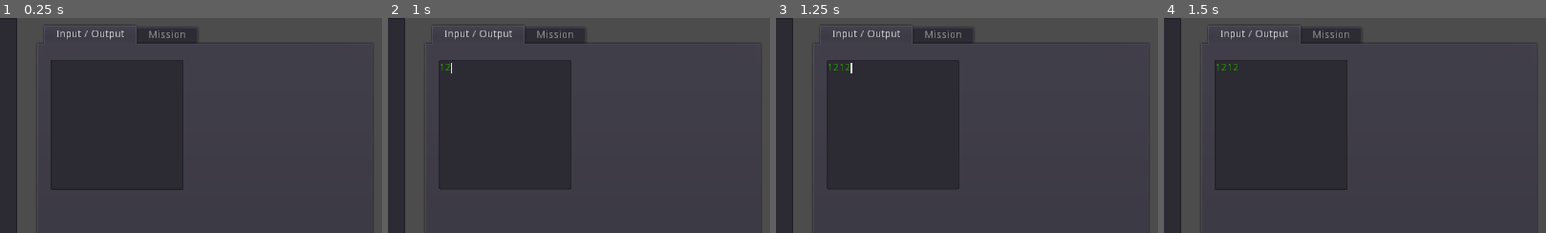
Above: before the commit, frames 1-4 (left to right).
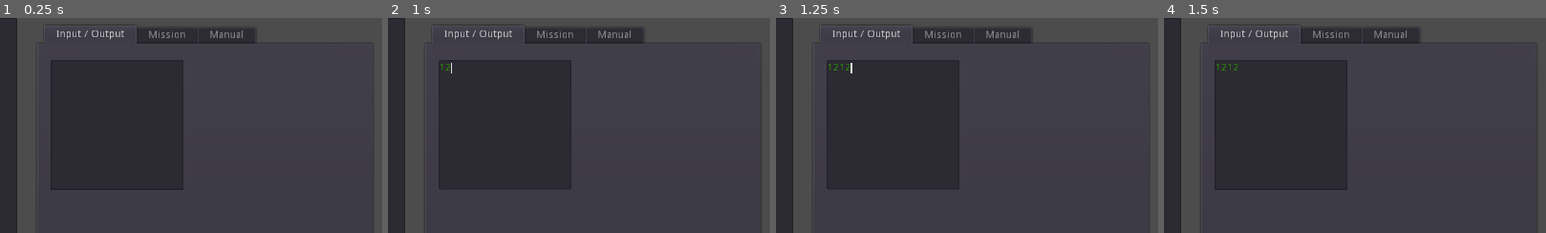
Above: after the commit, the same moments.

Repository: dulsi/LearningBasic
Game: Godot game, scene res://basic.tscn
The game is run twice, just before and just after one commit, with the same random seed, the same clock (stepped at 60 frames per second) and the same inputs.
Inputs (mouse positions are % of the whole screen's width and height, from its top left):
- Up to frame 1 (0.25 s): no input
- Up to frame 2 (1 s): click (26, 42) at 0.52 s; type "Alex" at 0.6 s; click (65, 25) at 0.75 s; type "12" at 0.83 s; click (66, 69) at 0.98 s
- Up to frame 3 (1.25 s): type "12" at 1.07 s
- Up to frame 4 (1.5 s): click "Run" at 1.25 s
The pictures show only the part of the screen within x 50-100%, y 0-50%; the shares and areas given below are measured in that part.

The runs differ from the first frame. In frame 1, 0.9% of the frame differs, in the area x 52-67%, y 4-12%; in frame 2, 0.9%; in frame 3, 0.9%; in frame 4, 0.9%.

Commit message:
Setup a manual screen.

Diff:
--- a/basic.tscn
+++ b/basic.tscn
@@ -1,9 +1,10 @@
-[gd_scene load_steps=5 format=2]
+[gd_scene load_steps=6 format=2]
 
 [ext_resource path="res://basic.gd" type="Script" id=1]
 [ext_resource path="res://OutputScreen.gd" type="Script" id=2]
 [ext_resource path="res://InputScreen.gd" type="Script" id=3]
 [ext_resource path="res://RightPanel.gd" type="Script" id=4]
+[ext_resource path="res://manual.gd" type="Script" id=5]
 
 [node name="Node2D" type="Node2D"]
 
@@ -116,6 +117,24 @@
 "_edit_use_anchors_": false
 }
 
+[node name="Manual" type="Control" parent="RightPanel"]
+visible = false
+anchor_right = 1.0
+anchor_bottom = 1.0
+margin_left = 4.0
+margin_top = 32.0
+margin_right = -404.0
+margin_bottom = -487.0
+
+[node name="RichTextLabel" type="RichTextLabel" parent="RightPanel/Manual"]
+margin_right = 443.0
+margin_bottom = 522.0
+bbcode_enabled = true
+script = ExtResource( 5 )
+__meta__ = {
+"_edit_use_anchors_": false
+}
+
 [connection signal="clear_screen" from="TextEdit" to="RightPanel/WorkTab/OutputScreen" method="_on_clear_screen"]
 [connection signal="output_screen" from="TextEdit" to="RightPanel/WorkTab/OutputScreen" method="_on_add_text"]
 [connection signal="text_changed" from="TextEdit" to="TextEdit" method="_on_TextEdit_text_changed"]
@@ -124,3 +143,4 @@
 [connection signal="pressed" from="Step" to="TextEdit" method="_on_Step_pressed"]
 [connection signal="pressed" from="Stop" to="TextEdit" method="_on_Stop_pressed"]
 [connection signal="text_changed" from="RightPanel/WorkTab/InputScreen" to="TextEdit" method="_on_TextEdit_text_changed"]
+[connection signal="meta_clicked" from="RightPanel/Manual/RichTextLabel" to="RightPanel/Manual/RichTextLabel" method="_on_RichTextLabel_meta_clicked"]
--- /dev/null
+++ b/manual.gd
@@ -0,0 +1,23 @@
+extends RichTextLabel
+
+
+# Declare member variables here. Examples:
+# var a = 2
+# var b = "text"
+var manual = {
+	"main" : "[center]Table of Contents[/center]\nSome text\n[url]for[/url]",
+	"for" : "[center]For statement[/center]\nFor description"
+}
+
+# Called when the node enters the scene tree for the first time.
+func _ready():
+	bbcode_text = manual["main"]
+
+
+# Called every frame. 'delta' is the elapsed time since the previous frame.
+#func _process(delta):
+#	pass
+
+
+func _on_RichTextLabel_meta_clicked(meta):
+	bbcode_text = manual[meta]
